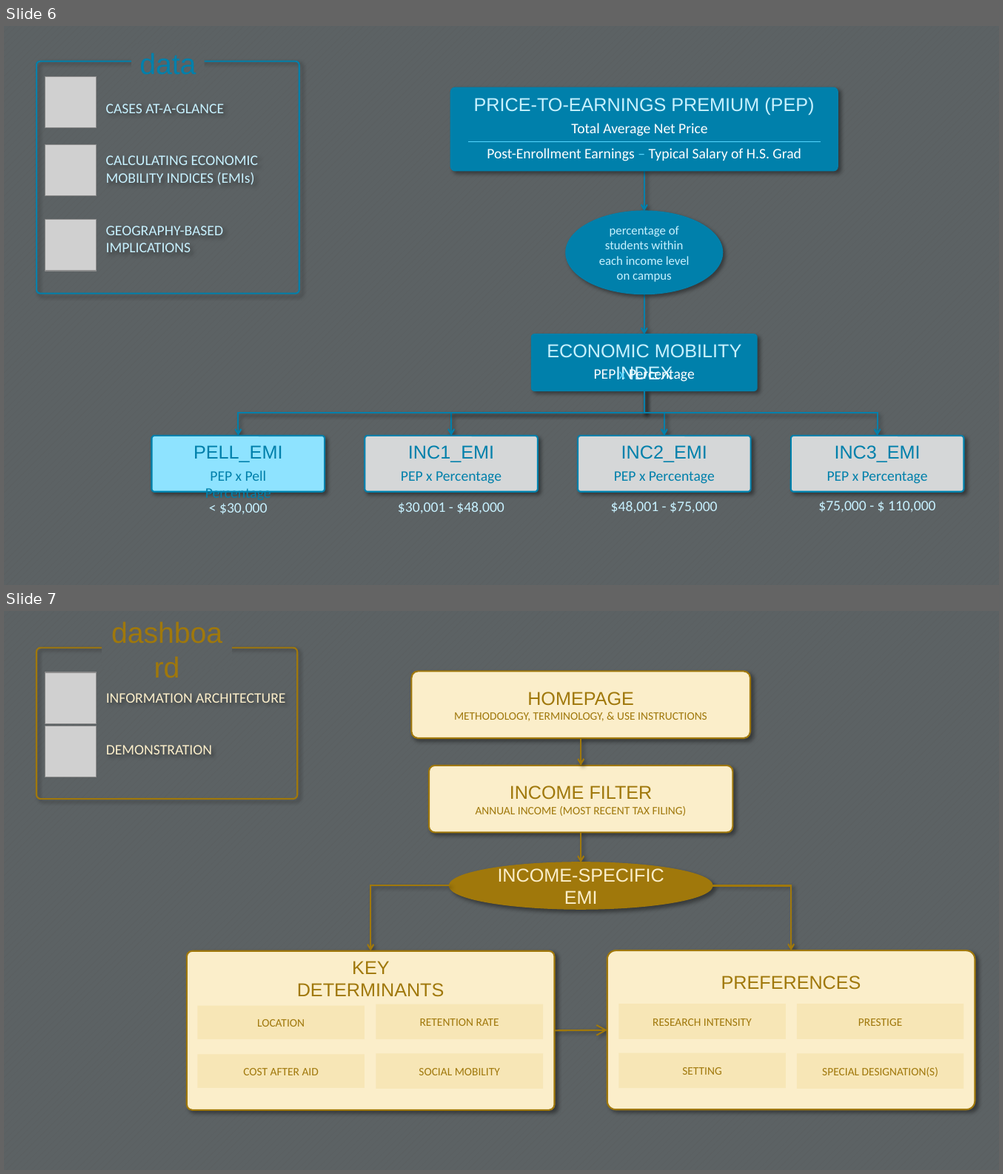
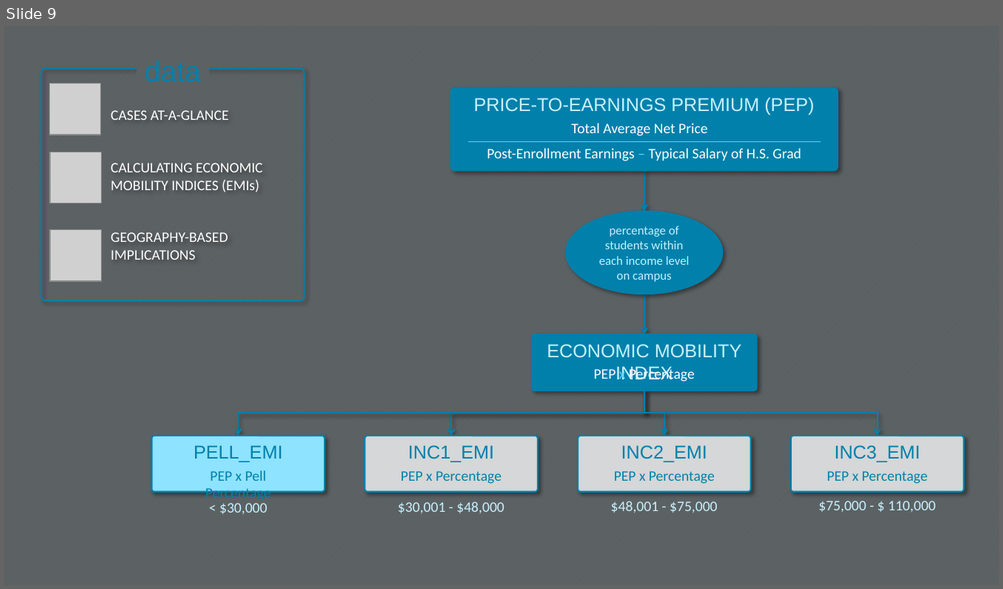
Before and after one commit to danimcadet/danic_capstone, a slide deck: finaid dashboard.pptx. Shown one above the other, each under a label of ours: slides 6 and 7 before the commit, slide 9 after it. The pictures are 1003x1174 and 1003x589 pixels, drawn with LibreOffice and Linux fonts; fonts in the diff are those of the drawing; grey boxes stand for pictures; background and template pictures are left out. Boxes give left, top, right and bottom in pixels: in the first picture for what was removed or moved away, otherwise in the second. Text is boxed around its words. In the diff, an @@ line names an element or a change of style, - is before the commit and + after.

```diff
--- a/finaid dashboard.pptx
+++ b/finaid dashboard.pptx
@@ slide 7 removed at [4, 611, 999, 1170], background pattern #5B5C5D on #5C6264 @@
@@ text removed at [102, 630, 233, 669] @@
-dashboard
@@ rounded rectangle removed at [36, 647, 297, 799] @@
-INFORMATION ARCHITECTURE
-DEMONSTRATION
@@ picture removed at [45, 672, 96, 723] @@
@@ picture removed at [45, 673, 96, 724] @@
@@ rounded rectangle removed at [412, 672, 750, 738] @@
-HOMEPAGE
-METHODOLOGY, TERMINOLOGY, & USE INSTRUCTIONS
@@ picture removed at [45, 726, 96, 777] @@
@@ arrow removed from (580, 738) to (580, 766) @@
@@ rounded rectangle removed at [429, 766, 732, 832] @@
-INCOME FILTER
-ANNUAL INCOME (MOST RECENT TAX FILING)
@@ arrow removed from (580, 832) to (580, 863) @@
@@ ellipse removed at [449, 863, 712, 909] @@
-INCOME-SPECIFIC EMI
@@ group removed at [187, 886, 555, 1111]: 4 rectangles, 1 elbow arrow, 1 rounded rectangle, 1 text @@
-LOCATION
-COST AFTER AID
-RETENTION RATE
-SOCIAL MOBILITY
-KEY DETERMINANTS
@@ group removed at [555, 886, 975, 1111]: 4 rectangles, 1 elbow arrow, 1 arrow, 1 rounded rectangle, 1 text @@
-PREFERENCES
-RESEARCH INTENSITY
-SETTING
-PRESTIGE
-SPECIAL DESIGNATION(S)
@@ what was slide 6 is now slide 9 @@
@@ slide 9 changed as well @@
@@ 1 picture, 1 text, 1 rounded rectangle: place and size @@
-1 picture, 1 text, 1 rounded rectangle at [36, 44, 299, 294]
+1 picture, 1 text, 1 rounded rectangle at [41, 50, 304, 301]
@@ rounded rectangle "CASES AT-A-GLANCE" at [41, 68, 304, 301]: text colour #C7F1FF to #FFFFFF @@
@@ picture: place and size @@
-picture at [45, 144, 96, 196]
+picture at [51, 152, 102, 204]
@@ picture: place and size @@
-picture at [45, 220, 96, 272]
+picture at [51, 230, 102, 282]
@@ picture: place and size @@
-picture at [45, 219, 96, 271]
+picture at [51, 230, 102, 281]
```
Also in this commit, not shown: 5 other slides changed, 4 slides added, 1 other slide removed, 5 other files.
